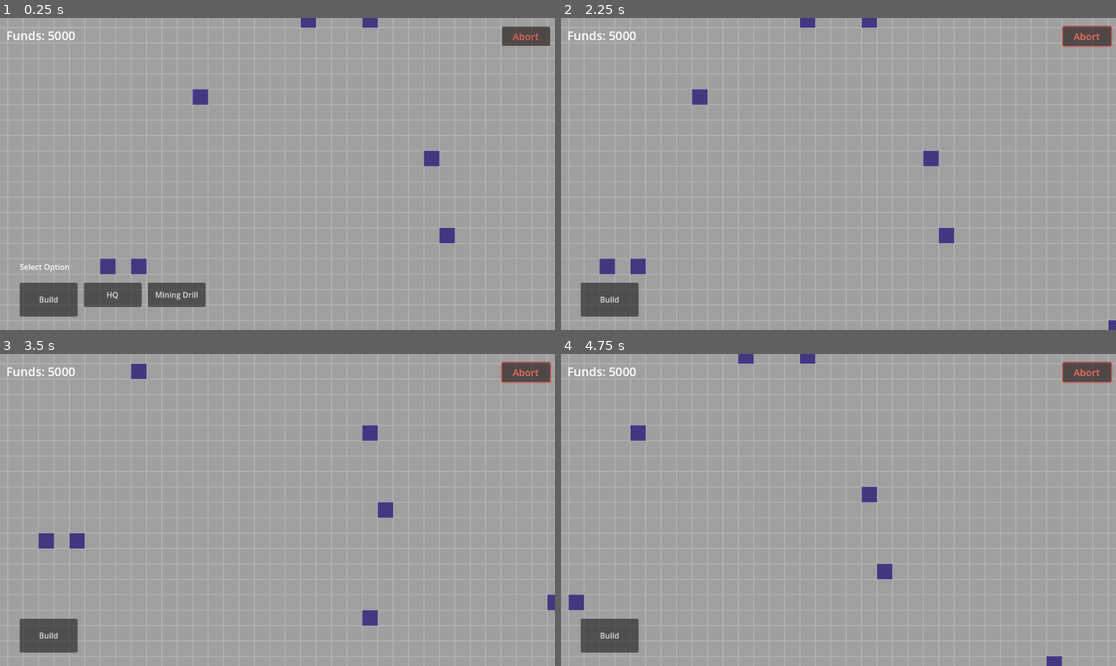
Above: before the commit, frames 1-4 (two rows, left to right).
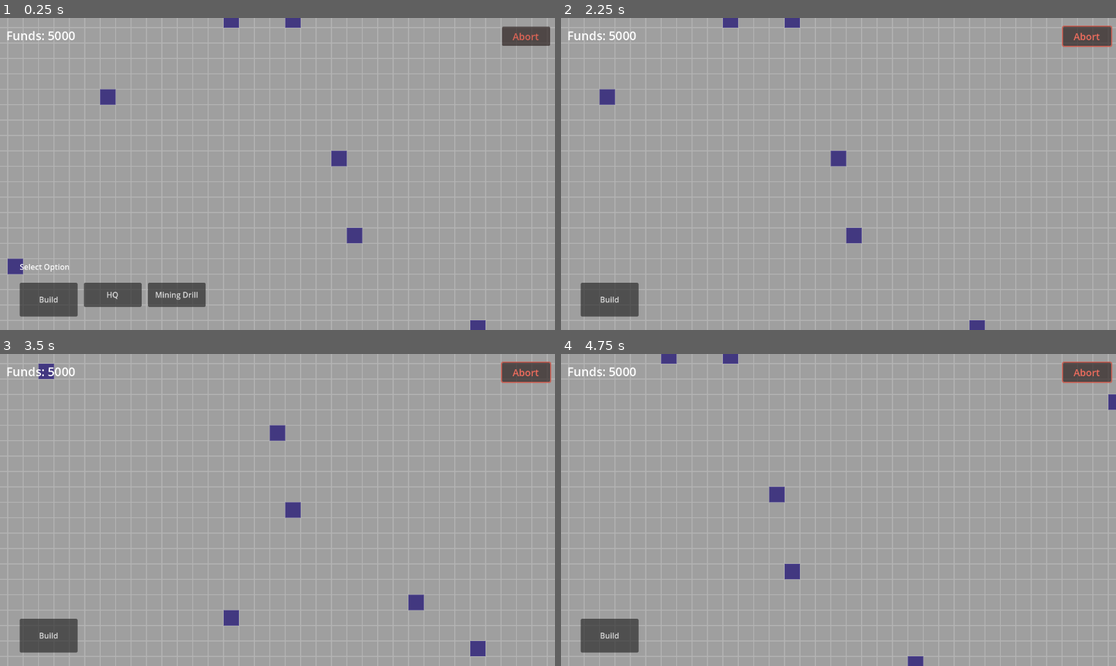
Above: after the commit, the same moments.

Repository: dwlee0802/BusinessTD
Game: Godot game, scene res://Scenes/game.tscn
Two runs of this game, one before a commit and one after it. Both use one fixed random seed, a clock stepped at 60 frames per second and the inputs below.
Inputs (mouse positions are in pixels of both pictures, inside the frame that each line leads up to):
- Up to frame 1 (0.25 s): no input
- Up to frame 2 (2.25 s): click "Build" at 0.5 s; click "Abort" at 1.25 s; tap Enter at 2 s; move the mouse to (577, 21) at 2.02 s; hold D from 2.03 s (still down); click (577, 21) at 2.17 s
- Up to frame 3 (3.5 s): tap Space at 2.75 s; release D at 2.78 s; hold S from 2.78 s (still down); click (16, 357) at 2.92 s
- Up to frame 4 (4.75 s): tap Enter at 3.5 s; release S at 3.53 s; hold D 3.53-4.28 s; click (577, 357) at 3.67 s; tap Space at 4.25 s; hold W from 4.28 s (still down); click (577, 357) at 4.42 s

The runs differ from the first frame. In frame 1, 1.7% of the frame differs, in the area x 1-88%, y 0-100%; in frame 2, 1.6%; in frame 3, 1.8%, in the area x 6-100%, y 3-97%; in frame 4, 1.4%.

Commit message:
Added variables for total value and highest funds point. Should work on the finance feature more.

Diff:
--- a/Scenes/game.gd
+++ b/Scenes/game.gd
@@ -26,7 +26,7 @@
 var buildingSizeN = [3, 7, 5]
 
 # upfront cost of buildings
-var buildingCosts = [1000, 2000, 800]
+var buildingCosts = [800, 1500, 500]
 
 var spawnRate: float = 2
 var spawnRateHolder: float = 1
@@ -36,6 +36,11 @@
 var gamePaused: bool = true
 
 var operationFunds: float = 5000
+
+var highestFundsPoint: float = 5000
+
+# takes into account the cash in value of buildings
+var totalValue
 
 var difficultyScale: float = 1.04
 
--- a/Scenes/map_block.gd
+++ b/Scenes/map_block.gd
@@ -5,7 +5,7 @@
 @export var boardWidth = 100
 @export var boardHeight = 100
 
-var depositSpawnRate: float = 0.008
+var depositSpawnRate: float = 0.01
 
 # Size of a square tile's one side's length in pixels
 var initialTilesize = 32
